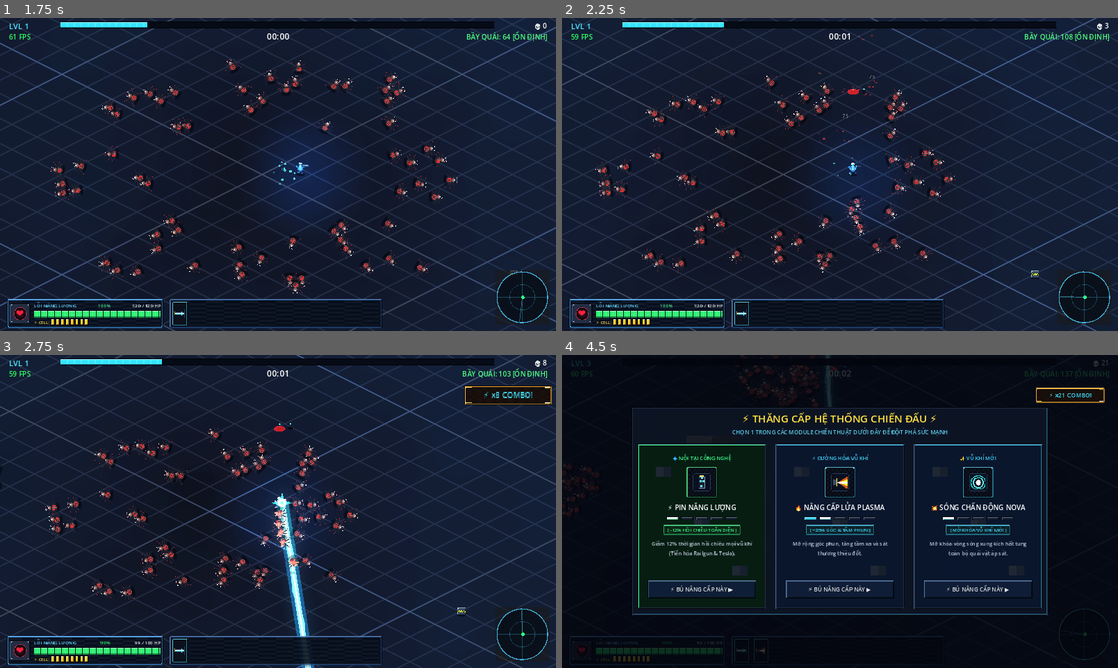
Above: before the commit, frames 1-4 (two rows, left to right).
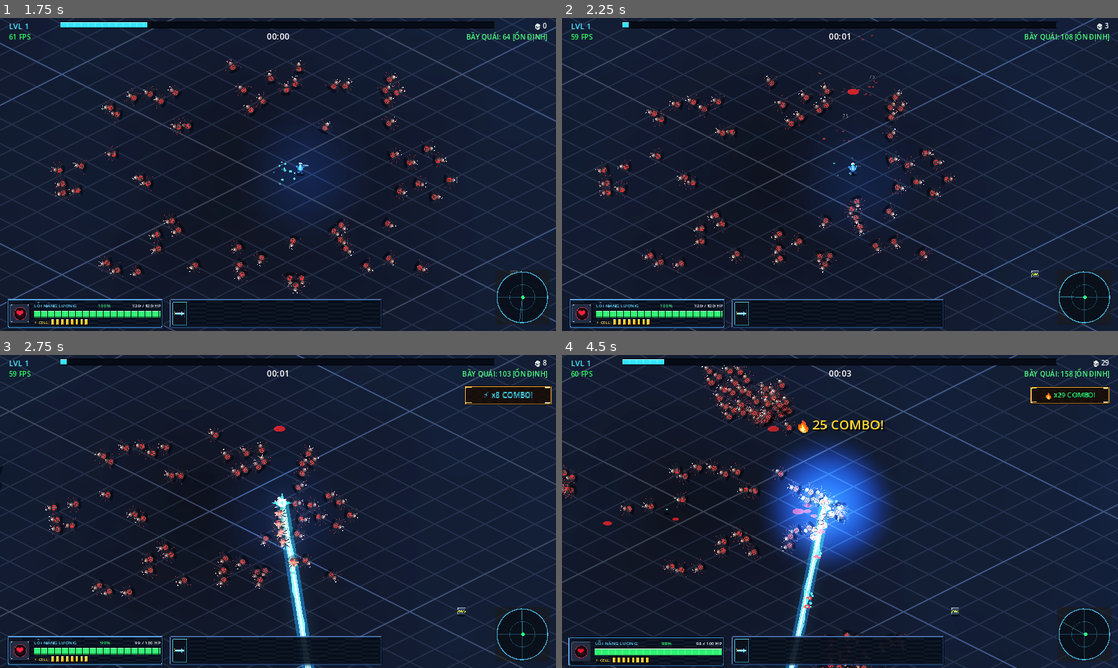
Above: after the commit, the same moments.

Repository: JeffNa1/isometric-swarm
Game: Godot game, scene res://scenes/ui/main_menu.tscn
The game is run twice, just before and just after one commit, with the same random seed, the same clock (stepped at 60 frames per second) and the same inputs.
Inputs (mouse positions are in pixels of both pictures, inside the frame that each line leads up to):
- Up to frame 1 (1.75 s): click (133, 108) at 0.5 s; move the mouse to (400, 158) at 1.27 s; hold D (move_right) from 1.28 s (still down); click (400, 158) at 1.42 s
- Up to frame 2 (2.25 s): release D (move_right) at 2 s; drag from (728, 190) to (873, 86) at 2.02 s
- Up to frame 3 (2.75 s): no input
- Up to frame 4 (4.5 s): move the mouse to (895, 442) at 2.77 s; hold D (move_right) 2.78-3.5 s; drag from (812, 574) to (851, 423) at 3.52 s; move the mouse to (1006, 558) at 4.27 s; hold A (move_left) from 4.28 s (still down)

Frame 1 is identical in both runs. In frame 2, 0.3% of the frame differs, in the area x 12-55%, y 1-24%; in frame 3, 0.3%; in frame 4, 52%, in the area x 0-100%, y 0-100%.

Commit message:
balance(economy): rebalance XP drop values, gem drop rate, and level-up curve for dense swarm

Diff:
--- a/scripts/main.gd
+++ b/scripts/main.gd
@@ -279,8 +279,8 @@
 		else:
 			next_combo_milestone = 50
 
-	# Spawn physical XP Gem (Drop chance 65% for fodder, 100% for bosses)
-	if randf() < 0.65 or is_boss:
+	# Spawn physical XP Gem (Drop chance 30% for fodder, 100% for bosses)
+	if randf() < 0.30 or is_boss:
 		var gems = get_tree().get_nodes_in_group("gems")
 		if gems.size() >= 300 and not is_boss:
 			# Vampire Survivors gem consolidation: upgrade an existing gem instead of creating new node
--- a/scripts/player.gd
+++ b/scripts/player.gd
@@ -17,7 +17,7 @@
 
 var xp: int = 0
 var level: int = 1
-var xp_to_next: int = 43
+var xp_to_next: int = 73
 
 var walk_cycle: float = 0.0
 var facing_right: bool = true
@@ -204,7 +204,7 @@
 		player_died.emit()
 
 func get_xp_needed(lvl: int) -> int:
-	return int(25.0 + pow(float(lvl), 1.55) * 18.0)
+	return int(45.0 + pow(float(lvl), 1.65) * 28.0)
 
 func add_xp(amount: int) -> void:
 	xp += amount
--- a/scripts/swarm_manager.gd
+++ b/scripts/swarm_manager.gd
@@ -386,7 +386,7 @@
 	var pos = positions[idx]
 	var e_type = types[idx]
 	var is_boss = (e_type == 2)
-	var xp = 120 if is_boss else (18 if e_type == 1 else 10)
+	var xp = 45 if is_boss else (3 if e_type == 1 else 1)
 	enemy_killed.emit(xp, pos, is_boss)
 
 	# Audio splat
